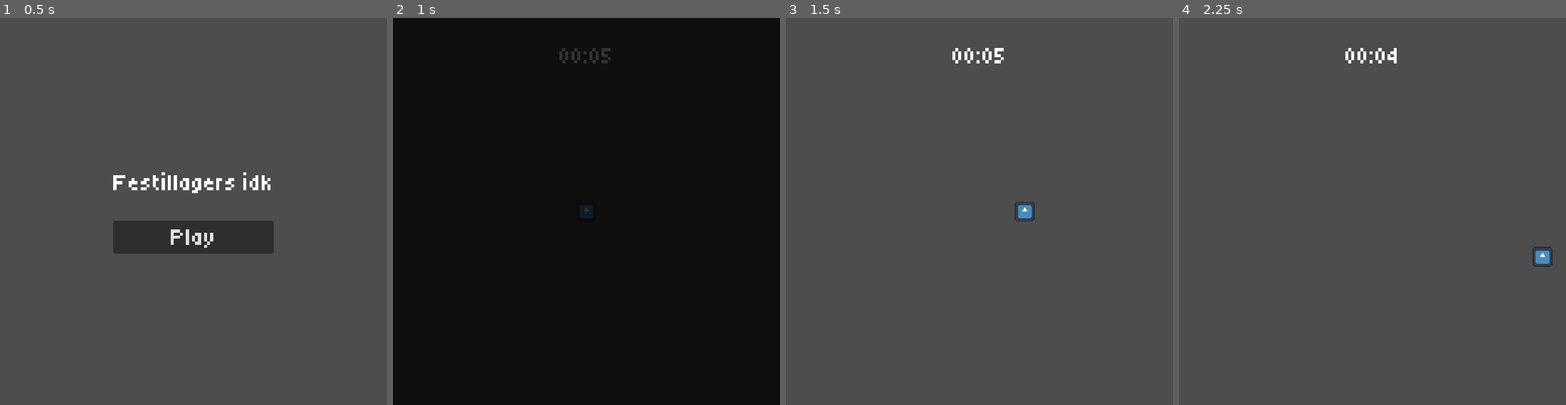
Above: before the commit, frames 1-4 (left to right).
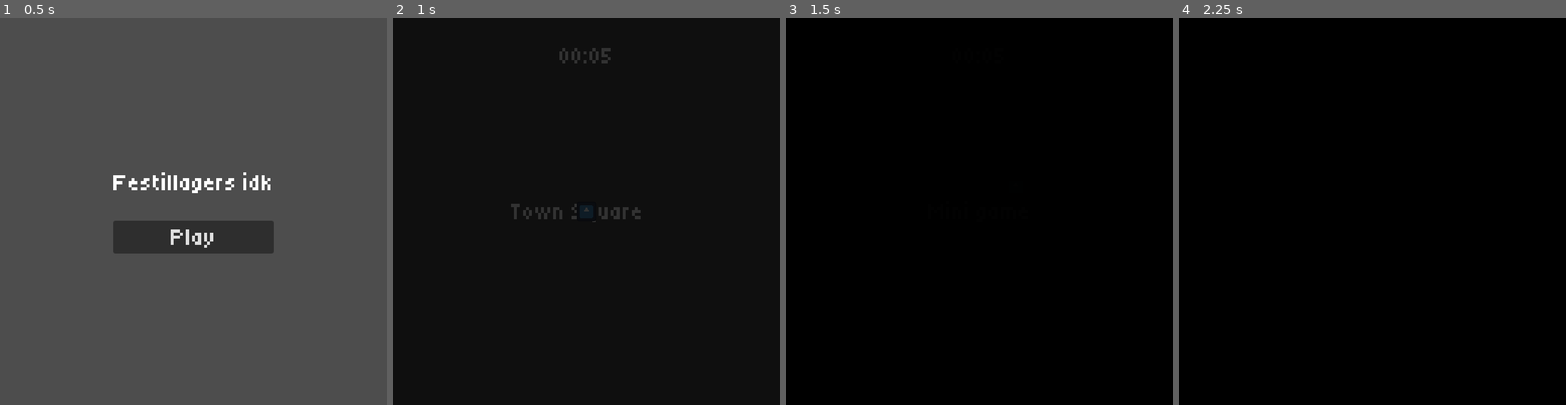
Above: after the commit, the same moments.

Repository: DieserMastro/GMTK-GameJam
Game: Godot game, scene res://core/main/main.tscn
The game is run twice, just before and just after one commit, with the same random seed, the same clock (stepped at 60 frames per second) and the same inputs. The engine's default icon, where the game draws it, is replaced by a stand-in: a white triangle on a blue panel in a dark square.
Inputs:
- Up to frame 1 (0.5 s): no input
- Up to frame 2 (1 s): click "Play" at 0.5 s
- Up to frame 3 (1.5 s): tap Enter at 1.25 s; hold D (right) from 1.28 s (still down); hold E (interact) from 1.28 s (still down)
- Up to frame 4 (2.25 s): release D (right) at 2.03 s; release E (interact) at 2.03 s; hold S (down) from 2.03 s (still down); tap E (interact) at 2.1 s

Frame 1 is identical in both runs. In frame 2, 0.4% of the frame differs, in the area x 30-64%, y 48-53%; in frame 3, 100%, in the area x 0-100%, y 0-100%; in frame 4, 100%.

Commit message:
feat: mini game logic

Diff:
--- a/gmtk-game-jam/core/main/main.gd
+++ b/gmtk-game-jam/core/main/main.gd
@@ -4,6 +4,7 @@
 enum SCENE {
 	MAIN_MENU,
 	TOWN_SQUARE,
+	MINI_GAME,
 }
 
 @export_group("Scenes")
@@ -13,6 +14,7 @@
 var _scene_paths: Dictionary[SCENE, String] = {
 	SCENE.MAIN_MENU: "uid://can2dbsfqk2ii",
 	SCENE.TOWN_SQUARE: "uid://b170u02mew26o",
+	SCENE.MINI_GAME: "uid://cwrx7y4kaw1v5",
 }
 
 
--- a/gmtk-game-jam/core/managers/game_manager.gd
+++ b/gmtk-game-jam/core/managers/game_manager.gd
@@ -21,7 +21,6 @@
 
 
 func start_game_timer() -> void:
-	time_left = DEFAULT_TIME_LEFT_IN_S
 	time_left_changed.emit(time_left)
 	game_timer.start()
 
@@ -33,9 +32,9 @@
 
 
 func _on_game_timer_timeout() -> void:
-	time_left -= 1
+	time_left = max(0, time_left - 1)
 	time_left_changed.emit(time_left)
 
-	if time_left <= 0:
+	if time_left == 0:
 		game_timer.stop()
 		time_expired.emit()
--- a/gmtk-game-jam/game/game.gd
+++ b/gmtk-game-jam/game/game.gd
@@ -7,6 +7,7 @@
 func _ready() -> void:
 	fade_transition.fade_in_finished.connect(_on_fade_in_transition_finished)
 	fade_transition.fade_out_finished.connect(_on_fade_out_transition_finished)
+	GameManager.time_expired.connect(_on_time_expired)
 
 
 ## Override for logic that happens when game starts
@@ -21,7 +22,8 @@
 
 ## Override for logic that happens when game exits
 func _exit() -> void:
-	pass
+	GameManager.reset_game_timer()
+	GameManager.main.load_scene(Main.SCENE.TOWN_SQUARE)
 
 
 func _on_fade_in_transition_finished() -> void:
@@ -30,3 +32,7 @@
 
 func _on_fade_out_transition_finished() -> void:
 	_exit()
+
+
+func _on_time_expired() -> void:
+	_end()
--- a/gmtk-game-jam/game/game.tscn
+++ b/gmtk-game-jam/game/game.tscn
@@ -7,3 +7,4 @@
 script = ExtResource("1_vasa2")
 
 [node name="FadeTransition" parent="." unique_id=952596589 instance=ExtResource("2_h7iqs")]
+layer = 2
--- /dev/null
+++ b/gmtk-game-jam/game/mini_games/mini_game.gd
@@ -0,0 +1,16 @@
+class_name MiniGame
+extends Game
+
+
+func _ready() -> void:
+	super()
+	fade_transition.fade_in()
+
+
+func _unhandled_key_input(event: InputEvent) -> void:
+	if event.is_action_pressed("interact"):
+		GameManager.main.load_scene(Main.SCENE.TOWN_SQUARE)
+
+
+func _end() -> void:
+	fade_transition.fade_out()
--- /dev/null
+++ b/gmtk-game-jam/game/mini_games/mini_game.tscn
@@ -0,0 +1,28 @@
+[gd_scene format=3 uid="uid://cwrx7y4kaw1v5"]
+
+[ext_resource type="PackedScene" uid="uid://b0vosv16q7rm7" path="res://game/game.tscn" id="1_hd5nu"]
+[ext_resource type="Script" uid="uid://nhjssway1ymd" path="res://game/mini_games/mini_game.gd" id="2_70amm"]
+[ext_resource type="PackedScene" uid="uid://dfy467pphqbvf" path="res://common/ui/huds/town_square_hud.tscn" id="3_5womt"]
+[ext_resource type="PackedScene" uid="uid://ch2bvudr6iaf6" path="res://scenes/characters/player/player.tscn" id="4_db6aq"]
+
+[node name="MiniGame" unique_id=431908219 instance=ExtResource("1_hd5nu")]
+script = ExtResource("2_70amm")
+
+[node name="TownSquareHUD" parent="." index="1" unique_id=1935746708 instance=ExtResource("3_5womt")]
+
+[node name="Label" type="Label" parent="." index="2" unique_id=1724885228]
+anchors_preset = 8
+anchor_left = 0.5
+anchor_top = 0.5
+anchor_right = 0.5
+anchor_bottom = 0.5
+offset_left = -20.0
+offset_top = -18.0
+offset_right = 20.0
+offset_bottom = 18.0
+grow_horizontal = 2
+grow_vertical = 2
+text = "Mini game"
+
+[node name="Player" parent="." index="3" unique_id=505119842 instance=ExtResource("4_db6aq")]
+position = Vector2(249, 223)
--- a/gmtk-game-jam/game/town_square/town_square.gd
+++ b/gmtk-game-jam/game/town_square/town_square.gd
@@ -1,8 +1,4 @@
 extends Game
-
-
-func _init() -> void:
-	GameManager.time_expired.connect(_on_time_expired)
 
 
 func _ready() -> void:
@@ -13,12 +9,3 @@
 
 func _end() -> void:
 	fade_transition.fade_out()
-
-
-func _exit() -> void:
-	GameManager.reset_game_timer()
-	GameManager.main.load_scene(Main.SCENE.TOWN_SQUARE)
-
-
-func _on_time_expired() -> void:
-	_end()
--- a/gmtk-game-jam/game/town_square/town_square.tscn
+++ b/gmtk-game-jam/game/town_square/town_square.tscn
@@ -8,9 +8,23 @@
 [node name="TownSquare" unique_id=431908219 instance=ExtResource("1_g2j7n")]
 script = ExtResource("2_4vpmu")
 
-[node name="TownSquareHUD" parent="." index="0" unique_id=1935746708 instance=ExtResource("3_68aj7")]
+[node name="TownSquareHUD" parent="." index="1" unique_id=1935746708 instance=ExtResource("3_68aj7")]
 
-[node name="Characters" type="Node2D" parent="." index="2" unique_id=1453516371]
+[node name="Label" type="Label" parent="." index="2" unique_id=739712449]
+anchors_preset = 8
+anchor_left = 0.5
+anchor_top = 0.5
+anchor_right = 0.5
+anchor_bottom = 0.5
+offset_left = -100.0
+offset_top = -18.0
+offset_right = 100.0
+offset_bottom = 18.0
+grow_horizontal = 2
+grow_vertical = 2
+text = "Town Square"
+
+[node name="Characters" type="Node2D" parent="." index="3" unique_id=1453516371]
 
 [node name="Player" parent="Characters" index="0" unique_id=505119842 instance=ExtResource("2_em1hl")]
 position = Vector2(256, 256)
--- a/gmtk-game-jam/scenes/characters/player/player.gd
+++ b/gmtk-game-jam/scenes/characters/player/player.gd
@@ -20,6 +20,9 @@
 	if event.is_action_released("run"):
 		_is_running = false
 
+	if event.is_action_pressed("interact"):
+		GameManager.main.load_scene(Main.SCENE.MINI_GAME)
+
 
 func _movement():
 	var direction := Input.get_vector("left", "right", "up", "down")
Not shown, added: gmtk-game-jam/game/mini_games/mini_game.gd.uid
Not shown, removed: gmtk-game-jam/kanban_tasks_data.kanban
Not shown, removed: gmtk-game-jam/resources
